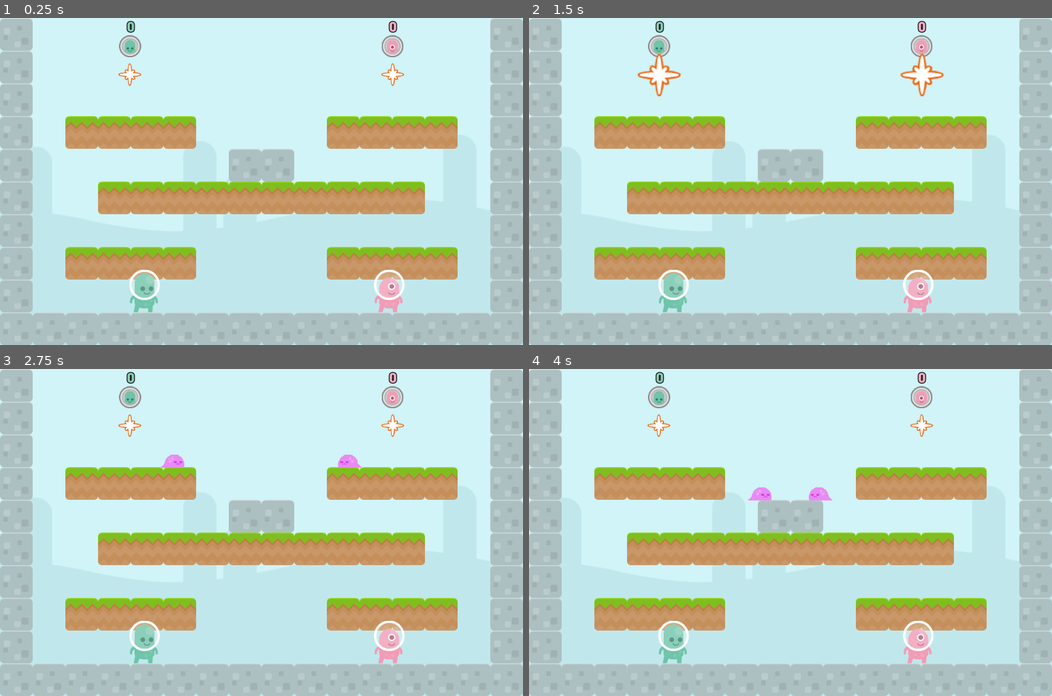
Above: before the commit, frames 1-4 (two rows, left to right).
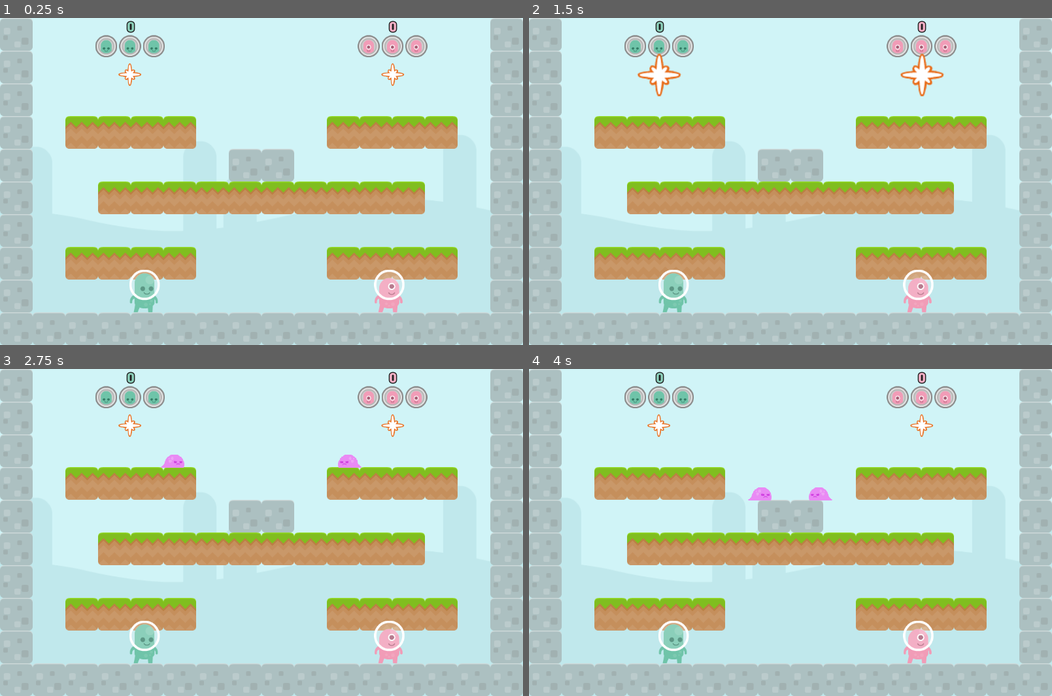
Above: after the commit, the same moments.

Repository: doctor-g/AltNaGaDeMon2021
Game: Godot game, scene res://World/World.tscn
Same seed, same stepped clock (60 frames per second), same inputs: the game is played once before the commit and once after it.
Inputs:
- Up to frame 1 (0.25 s): no input
- Up to frame 2 (1.5 s): tap Enter at 0.5 s
- Up to frame 3 (2.75 s): no input
- Up to frame 4 (4 s): no input

The runs differ from the first frame. In frame 1, 0.8% of the frame differs, in the area x 18-82%, y 5-12%; in frame 2, 0.8%; in frame 3, 0.8%; in frame 4, 0.8%.

Commit message:
Return to player having 3 lives
This was removed for testing game over

Diff:
--- a/project/Player/Player.gd
+++ b/project/Player/Player.gd
@@ -7,7 +7,7 @@
 signal lives_changed(new_lives)
 
 var index := -1
-var lives := 1 setget _set_lives
+var lives := 3 setget _set_lives
 var score := 0 setget _set_score
 var pawn setget _set_pawn
 var color
